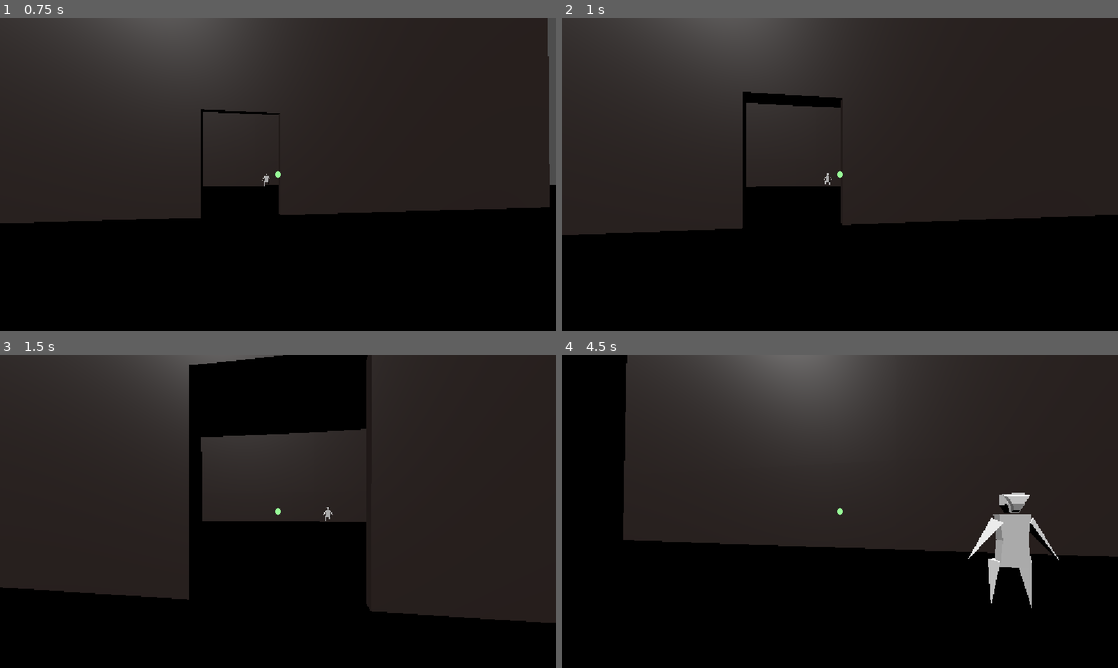
Above: before the commit, frames 1-4 (two rows, left to right).
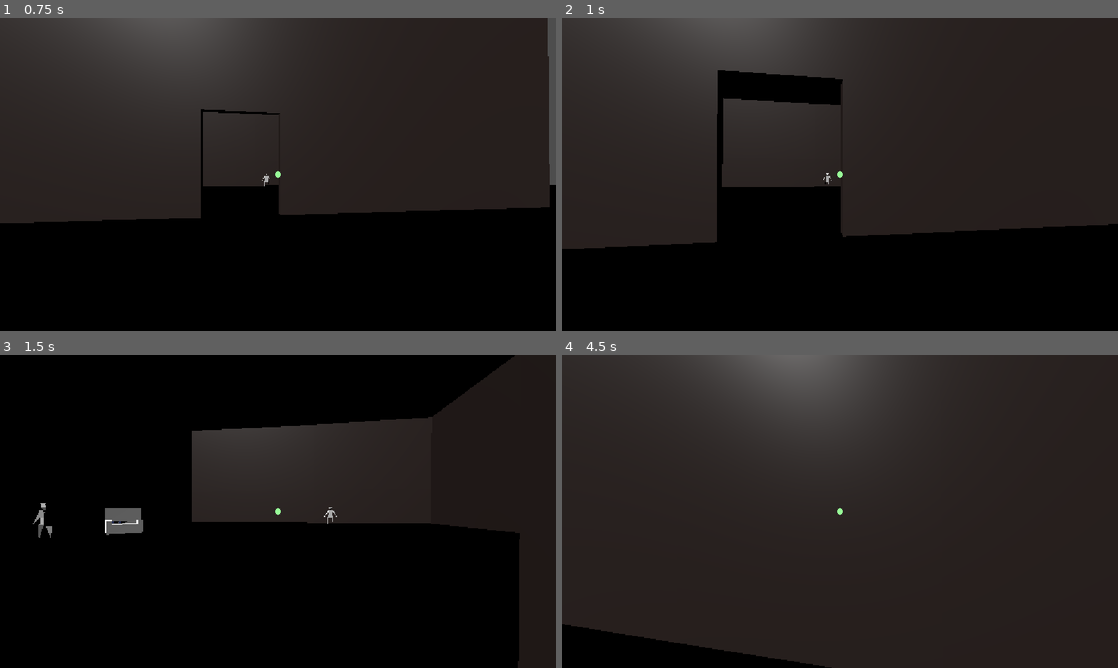
Above: after the commit, the same moments.

Repository: Dendrobyte/eye-of-attention
Game: Godot game, scene res://main.tscn
Same seed, same stepped clock (60 frames per second), same inputs: the game is played once before the commit and once after it.
Inputs (mouse positions are in pixels of both pictures, inside the frame that each line leads up to):
- Up to frame 1 (0.75 s): tap Enter at 0.5 s; move the mouse to (305, 174) at 0.52 s; press the mouse at (305, 174) at 0.53 s; hold W (MOVE_FORWARD) from 0.53 s (still down)
- Up to frame 2 (1 s): keep holding W (MOVE_FORWARD); tap Shift (SPRINT, bound only after the commit) at 0.8 s
- Up to frame 3 (1.5 s): keep holding W (MOVE_FORWARD); move the mouse to (250, 511) at 1.27 s; release the mouse at (250, 511) at 1.28 s; tap Shift (SPRINT, bound only after the commit) at 1.35 s
- Up to frame 4 (4.5 s): keep holding W (MOVE_FORWARD); click (812, 511) at 1.55 s; move the mouse to (851, 505) at 2.02 s; press the mouse at (851, 505) at 2.03 s; tap Shift (SPRINT, bound only after the commit) at 2.3, 2.85, 3.8, 4.35 s; move the mouse to (834, 517) at 2.77 s; release the mouse at (834, 517) at 2.78 s; click (834, 517) at 3.05 s; move the mouse to (878, 514) at 3.52 s; press the mouse at (878, 514) at 3.53 s; move the mouse to (795, 508) at 4.27 s; release the mouse at (795, 508) at 4.28 s

Frame 1 is identical in both runs. In frame 2, 5.7% of the frame differs, in the area x 0-100%, y 16-74%; in frame 3, 40%; in frame 4, 43%, in the area x 0-100%, y 0-100%.

Commit message:
Solidified held item, wants, mask animations

Diff:
--- /dev/null
+++ b/spatial-memory-match/entity_scenes/char_base_scene.tscn
@@ -0,0 +1,203 @@
+[gd_scene format=3 uid="uid://n7jheo1jiekh"]
+
+[ext_resource type="PackedScene" uid="uid://dkhi8bos6r55b" path="res://assets/char_base.glb" id="1_02bcf"]
+
+[sub_resource type="Animation" id="Animation_6d5g6"]
+length = 0.001
+tracks/0/type = "bezier"
+tracks/0/imported = false
+tracks/0/enabled = true
+tracks/0/path = NodePath("Mask:position:x")
+tracks/0/interp = 1
+tracks/0/loop_wrap = true
+tracks/0/keys = {
+"handle_modes": PackedInt32Array(0),
+"points": PackedFloat32Array(-7.72594e-06, -0.0005, 0, 0.0005, 0),
+"times": PackedFloat32Array(0)
+}
+tracks/1/type = "bezier"
+tracks/1/imported = false
+tracks/1/enabled = true
+tracks/1/path = NodePath("Mask:position:y")
+tracks/1/interp = 1
+tracks/1/loop_wrap = true
+tracks/1/keys = {
+"handle_modes": PackedInt32Array(0),
+"points": PackedFloat32Array(2.4678926, -0.0005, 0, 0.0005, 0),
+"times": PackedFloat32Array(0)
+}
+tracks/2/type = "bezier"
+tracks/2/imported = false
+tracks/2/enabled = true
+tracks/2/path = NodePath("Mask:position:z")
+tracks/2/interp = 1
+tracks/2/loop_wrap = true
+tracks/2/keys = {
+"handle_modes": PackedInt32Array(0),
+"points": PackedFloat32Array(-0.20849395, -0.0005, 0, 0.0005, 0),
+"times": PackedFloat32Array(0)
+}
+tracks/3/type = "bezier"
+tracks/3/imported = false
+tracks/3/enabled = true
+tracks/3/path = NodePath("Mask:rotation:x")
+tracks/3/interp = 1
+tracks/3/loop_wrap = true
+tracks/3/keys = {
+"handle_modes": PackedInt32Array(0),
+"points": PackedFloat32Array(0, -0.0005, 0, 0.0005, 0),
+"times": PackedFloat32Array(0)
+}
+tracks/4/type = "bezier"
+tracks/4/imported = false
+tracks/4/enabled = true
+tracks/4/path = NodePath("Mask:rotation:y")
+tracks/4/interp = 1
+tracks/4/loop_wrap = true
+tracks/4/keys = {
+"handle_modes": PackedInt32Array(0),
+"points": PackedFloat32Array(0, -0.0005, 0, 0.0005, 0),
+"times": PackedFloat32Array(0)
+}
+tracks/5/type = "bezier"
+tracks/5/imported = false
+tracks/5/enabled = true
+tracks/5/path = NodePath("Mask:rotation:z")
+tracks/5/interp = 1
+tracks/5/loop_wrap = true
+tracks/5/keys = {
+"handle_modes": PackedInt32Array(0),
+"points": PackedFloat32Array(0, -0.0005, 0, 0.0005, 0),
+"times": PackedFloat32Array(0)
+}
+
+[sub_resource type="Animation" id="Animation_02bcf"]
+resource_name = "mask_off"
+tracks/0/type = "bezier"
+tracks/0/imported = false
+tracks/0/enabled = true
+tracks/0/path = NodePath("Mask:position:x")
+tracks/0/interp = 1
+tracks/0/loop_wrap = true
+tracks/0/keys = {
+"handle_modes": PackedInt32Array(0, 2),
+"points": PackedFloat32Array(-7.72594e-06, -0.0005, 0, 0.0005, 0, -0.26011378, -0.45, 0.012241021, 0, 0),
+"times": PackedFloat32Array(0.0009999999, 0.75)
+}
+tracks/1/type = "bezier"
+tracks/1/imported = false
+tracks/1/enabled = true
+tracks/1/path = NodePath("Mask:position:y")
+tracks/1/interp = 1
+tracks/1/loop_wrap = true
+tracks/1/keys = {
+"handle_modes": PackedInt32Array(0, 2),
+"points": PackedFloat32Array(2.4678926, -0.0005, 0, 0.0005, 0, 2.4292936, -0.55, 0.004971981, 0, 0),
+"times": PackedFloat32Array(0.0009999999, 0.75)
+}
+tracks/2/type = "bezier"
+tracks/2/imported = false
+tracks/2/enabled = true
+tracks/2/path = NodePath("Mask:position:z")
+tracks/2/interp = 1
+tracks/2/loop_wrap = true
+tracks/2/keys = {
+"handle_modes": PackedInt32Array(0, 2),
+"points": PackedFloat32Array(-0.20849395, -0.0005, 0, 0.0005, 0, -0.20849395, -0.12483334, 0, 0, 0),
+"times": PackedFloat32Array(0.0009999999, 0.75)
+}
+tracks/3/type = "bezier"
+tracks/3/imported = false
+tracks/3/enabled = true
+tracks/3/path = NodePath("Mask:rotation:z")
+tracks/3/interp = 1
+tracks/3/loop_wrap = true
+tracks/3/keys = {
+"handle_modes": PackedInt32Array(0, 2),
+"points": PackedFloat32Array(0, -0.0005, 0, 0.0005, 0, 0.71130925, -0.6166667, -0.06616032, 0, 0),
+"times": PackedFloat32Array(0.0009999999, 0.75)
+}
+
+[sub_resource type="Animation" id="Animation_c57g7"]
+resource_name = "mask_on"
+tracks/0/type = "bezier"
+tracks/0/imported = false
+tracks/0/enabled = true
+tracks/0/path = NodePath("Mask:position:x")
+tracks/0/interp = 1
+tracks/0/loop_wrap = true
+tracks/0/keys = {
+"handle_modes": PackedInt32Array(0, 0),
+"points": PackedFloat32Array(-0.26, -0.25, 0, 0.25, 0, -7.72594e-06, -0.25, 0, 0.25, 0),
+"times": PackedFloat32Array(0, 0.7398442)
+}
+tracks/1/type = "bezier"
+tracks/1/imported = false
+tracks/1/enabled = true
+tracks/1/path = NodePath("Mask:position:y")
+tracks/1/interp = 1
+tracks/1/loop_wrap = true
+tracks/1/keys = {
+"handle_modes": PackedInt32Array(0, 0),
+"points": PackedFloat32Array(2.429, -0.25, 0, 0.25, 0, 2.4678926, -0.25, 0, 0.25, 0),
+"times": PackedFloat32Array(0, 0.7398442)
+}
+tracks/2/type = "bezier"
+tracks/2/imported = false
+tracks/2/enabled = true
+tracks/2/path = NodePath("Mask:position:z")
+tracks/2/interp = 1
+tracks/2/loop_wrap = true
+tracks/2/keys = {
+"handle_modes": PackedInt32Array(0, 0),
+"points": PackedFloat32Array(-0.208, -0.25, 0, 0.25, 0, -0.20849395, -0.25, 0, 0.25, 0),
+"times": PackedFloat32Array(0, 0.7398442)
+}
+tracks/3/type = "bezier"
+tracks/3/imported = false
+tracks/3/enabled = true
+tracks/3/path = NodePath("Mask:rotation:x")
+tracks/3/interp = 1
+tracks/3/loop_wrap = true
+tracks/3/keys = {
+"handle_modes": PackedInt32Array(0, 0),
+"points": PackedFloat32Array(0, -0.25, 0, 0.25, 0, 0, -0.25, 0, 0.25, 0),
+"times": PackedFloat32Array(0, 0.7398442)
+}
+tracks/4/type = "bezier"
+tracks/4/imported = false
+tracks/4/enabled = true
+tracks/4/path = NodePath("Mask:rotation:y")
+tracks/4/interp = 1
+tracks/4/loop_wrap = true
+tracks/4/keys = {
+"handle_modes": PackedInt32Array(0, 0),
+"points": PackedFloat32Array(0, -0.25, 0, 0.25, 0, 0, -0.25, 0, 0.25, 0),
+"times": PackedFloat32Array(0, 0.7398442)
+}
+tracks/5/type = "bezier"
+tracks/5/imported = false
+tracks/5/enabled = true
+tracks/5/path = NodePath("Mask:rotation:z")
+tracks/5/interp = 1
+tracks/5/loop_wrap = true
+tracks/5/keys = {
+"handle_modes": PackedInt32Array(0, 0),
+"points": PackedFloat32Array(0.7120943, -0.25, 0, 0.25, 0, 0, -0.25, 0, 0.25, 0),
+"times": PackedFloat32Array(0, 0.7398442)
+}
+
+[sub_resource type="AnimationLibrary" id="AnimationLibrary_6d5g6"]
+_data = {
+&"RESET": SubResource("Animation_6d5g6"),
+&"mask_off": SubResource("Animation_02bcf"),
+&"mask_on": SubResource("Animation_c57g7")
+}
+
+[node name="char_base" unique_id=165551240 instance=ExtResource("1_02bcf")]
+
+[node name="AnimationPlayer" type="AnimationPlayer" parent="." index="0" unique_id=1901851464]
+libraries/ = SubResource("AnimationLibrary_6d5g6")
+
+[node name="Mask" parent="." index="8" unique_id=992196805]
+transform = Transform3D(-0.106577665, 0, 0, 0, -0.13161713, 0, 0, 0, -0.13161713, -7.72594e-06, 2.4678926, -0.20849395)
--- a/spatial-memory-match/main.tscn
+++ b/spatial-memory-match/main.tscn
@@ -15,6 +15,7 @@
 
 [node name="LevelManager" type="Node" parent="." unique_id=381122697]
 script = ExtResource("1_h2yge")
+no_randomize = true
 
 [node name="prototype_map" parent="LevelManager" unique_id=565293169 instance=ExtResource("1_ig7tw")]
 
@@ -37,6 +38,9 @@
 [node name="Camera" type="Camera3D" parent="Character" unique_id=961118087]
 transform = Transform3D(1, 0, 0, 0, 1, 0, 0, 0, 1, 0, 0.41322184, 0)
 
+[node name="HeldItem" type="Node3D" parent="Character/Camera" unique_id=926990059]
+transform = Transform3D(1, 0, 0, 0, 1, 0, 0, 0, 1, 0, -0.049438953, -0.7243767)
+
 [node name="Control" type="Control" parent="Character" unique_id=836450976]
 layout_mode = 3
 anchors_preset = 15
--- a/spatial-memory-match/project.godot
+++ b/spatial-memory-match/project.godot
@@ -66,6 +66,11 @@
 , Object(InputEventKey,"resource_local_to_scene":false,"resource_name":"","device":-1,"window_id":0,"alt_pressed":false …(183 unchanged characters)…
 ]
 }
+SPRINT={
+"deadzone": 0.2,
+"events": [Object(InputEventKey,"resource_local_to_scene":false,"resource_name":"","device":-1,"window_id":0,"alt_pressed":false,"shift_pressed":false,"ctrl_pressed":false,"meta_pressed":false,"pressed":false,"keycode":0,"physical_keycode":4194325,"key_label":0,"unicode":0,"location":0,"echo":false,"script":null)
+]
+}
 
 [physics]
 
--- a/spatial-memory-match/scripts/character_1p.gd
+++ b/spatial-memory-match/scripts/character_1p.gd
@@ -8,7 +8,8 @@
 
 # If we're holding a picked up item, don't collide with it
 var held_item: Node = null
-var held_item_static_body: StaticBody3D = null
+# Maybe we keep it becuase items can be put down since inv size is limited?
+var held_item_static_body: StaticBody3D = null # don't need this, don't need it in Teas either
 
 var camera: Camera3D
 
@@ -21,15 +22,20 @@
 	if not is_on_floor():
 		velocity += get_gravity() * delta
 
+	# TODO: Should have a boolean flag that flips in the input func
+	var MULT = 1.0
+	if Input.is_action_pressed("SPRINT"):
+		MULT = 4.0
+
 	# Handle the movement input
 	var input_dir := Input.get_vector("MOVE_LEFT", "MOVE_RIGHT", "MOVE_FORWARD", "MOVE_BACKWARD")
 	var direction := (transform.basis * Vector3(input_dir.x, 0, input_dir.y)).normalized()
 	if direction:
-		velocity.x = direction.x * SPEED
-		velocity.z = direction.z * SPEED
+		velocity.x = direction.x * SPEED * MULT
+		velocity.z = direction.z * SPEED * MULT
 	else:
-		velocity.x = move_toward(velocity.x, 0, SPEED)
-		velocity.z = move_toward(velocity.z, 0, SPEED)
+		velocity.x = move_toward(velocity.x, 0, SPEED * MULT)
+		velocity.z = move_toward(velocity.z, 0, SPEED * MULT)
 
 	move_and_slide()
 
@@ -52,12 +58,10 @@
 		# { "position": (-4.876412, 3.20117, 5.886989), "normal": (1.0, 0.0, 0.0), "face_index": -1, "collider_id": 30400316950, "collider": Pot:<StaticBody3D#30400316950>, "shape": 0, "rid": RID(631360192512) }
 		var collided_obj = check_raycast_collision() if not held_item_static_body else check_raycast_collision([held_item_static_body])
 		if !collided_obj.is_empty():
-			var item_node = collided_obj.collider.get_parent()
-			if is_interactable(item_node):
-				var result = item_node.interact()
-				if item_node as ItemBehavior:
-					# TODO: show item in held hand or something
-					print(result)
+			var entity_node = collided_obj.collider.get_parent()
+			if is_interactable(entity_node):
+				# big if statement, though just two things right now
+				handle_entity_interaction(entity_node)
 
 	# Key pressed for debugging, menu, etc.
 	# Player always in scene so this is fine?
@@ -83,3 +87,35 @@
 
 func is_interactable(some_node: Node):
 	return some_node.has_method("interact")
+
+# Function to hold on to all of them for slimmer input function
+func handle_entity_interaction(entity_node: Node):
+	var result = entity_node.interact()
+	if entity_node as ItemBehavior: # result is interacted item		# For now, we're only doing one item at a time
+		# TODO: Check inventory size here, send a popup message explaining no pickup
+		if held_item != null:
+			print("Can only hold one item at a time")
+			return
+		pick_up_item(result)
+	if entity_node as NPCBehavior: # result is NPC's wanted item name (string)
+		var wanted_item_name: String = result # just a rename
+		if held_item == null:
+			entity_node.display_want()
+		elif wanted_item_name != "": # want fulfilled
+			var satisfied = entity_node.maybe_satisfy(held_item.name)
+			if satisfied: clear_held_item()
+		# otherwise holding an item and npc is satisfied, so do nothing
+
+func pick_up_item(item_node: ItemBehavior):
+	held_item = item_node
+	# sorta establishing a "pass around" instead of holding on to refs?
+	# don't midn it, because parent eventually becomes game inventory?
+	item_node.get_parent().remove_child(item_node)
+	var held_item_node = get_node("Camera/HeldItem")
+	item_node.position = held_item_node.position
+	held_item_node.add_child(item_node)
+
+func clear_held_item():
+	held_item = null
+	var held_item_node = get_node("Camera/HeldItem")
+	held_item_node.get_child(0).queue_free()
--- a/spatial-memory-match/scripts/global_state.gd
+++ b/spatial-memory-match/scripts/global_state.gd
@@ -3,22 +3,21 @@
 # Contains references to the nodes from the name, to be temporarily duplicated for the npc want
 var item_node_map = {} # { "name": node }
 
-# NOTE: does this maintain a hidden property? So showing want would be hidden?
-# So copy may just generally be better
+# This holds on to the item regardless of parent, used for NPC showing desire
 func add_item_node_to_map(item_node):
 	item_node_map[item_node.name] = item_node
 
-# List of item names we can grab from the scene or whatever
-# NOTE: Could keep loaded on the level manager and just pull from there to re-instantiate?
 # Will mimic the Escape Simulator inventory system, works for me. UI and all.
+# Think of global state as having an InventoryManager.
+# No need to make a new node like ToTK's 4 controllers, just try it out.
+var held_item: ItemBehavior = null
 var inventory = [] # all strings right now
+var inventory_size = -1 # -1 for error checking, initialize for npc num later
+var inventory_active_idx = 0 # as this changes, held item appearance changes
 
-# Only need string for now, will show similar to want later
-# refactor into a held item, but keep this for the hard mode stretch goal
-# where you need to ask everyone, then you pick up everything, then you go back
+# TODO: inventory stuff
 func add_item_to_inventory(item_node):
 	inventory.append(item_node.name)
-	print("Full inventory: ", inventory)
 
 func has_item(item_name):
 	return item_name in inventory
--- a/spatial-memory-match/scripts/item_behavior.gd
+++ b/spatial-memory-match/scripts/item_behavior.gd
@@ -1,12 +1,14 @@
 extends Node3D
 class_name ItemBehavior
 
-func pickup():
+func interact():
 	print("Picked up ", name, "!")
-	GlobalState.add_item_to_inventory(self)
-	self.get_node("StaticBody3D").queue_free()
-	self.hide() # or could set opacity down? etc.
 
-func interact():
-	pickup()
+	self.get_node("StaticBody3D").queue_free() # maybe not, if putting items down
+
+	# Keeping inventory decoupled from here
+	# GlobalState.add_item_to_inventory(self) # to be revisited
+	# TODO: remove this when doing item refs to make sure it works right
+
+	# self.hide() # or could set opacity down? happens when picked up
 	return self
--- a/spatial-memory-match/scripts/level_manager.gd
+++ b/spatial-memory-match/scripts/level_manager.gd
@@ -4,10 +4,13 @@
 var ITEM_POSITIONS = [] # NOTE: i don't think we need dicts, just remove when unused
 var NPC_TRANSFORMS = [] # { "position": ..., "rotation": ... }
 
-var NPC_MODEL = preload("res://assets/char_base.glb")
+var NPC_MODEL = preload("res://entity_scenes/char_base_scene.tscn")
 var NPC_SCRIPT = preload("res://scripts/npc_behavior.gd")
 var ITEM_SCENE = preload("res://assets/items.glb")
 var ITEM_SCRIPT = preload("res://scripts/item_behavior.gd")
+
+# Debug Options
+@export var no_randomize: bool = false
 
 # Called when the node enters the scene tree for the first time.
 func _ready() -> void:
@@ -32,6 +35,8 @@
 	var used_item_names = []
 	var item_nodes = extract_items(ITEM_SCENE)
 
+	if !no_randomize:
+		ITEM_POSITIONS.shuffle()
 	# NOTE: Always assuming more items than positions
 	for idx in range(len(ITEM_POSITIONS)):
 		var item_pos = ITEM_POSITIONS[idx]
@@ -42,7 +47,9 @@
 		used_item_names.append(item_node.name)
 		GlobalState.add_item_node_to_map(item_node)
 
-	used_item_names.shuffle()
+	if !no_randomize:
+		used_item_names.shuffle()
+
 	item_nodes.clear()
 
 	# Spawn npc models at the npc positions
--- a/spatial-memory-match/scripts/npc_behavior.gd
+++ b/spatial-memory-match/scripts/npc_behavior.gd
@@ -1,15 +1,5 @@
 extends Node3D
 class_name NPCBehavior
-
-@export var mask_on = true:
-	set(value):
-		mask_on = value
-		toggle_mask(value)
-
-@export var show_want = false:
-	set(value):
-		show_want = value
-		toggle_want(value)
 
 # This is set in the level manager
 var wanted_item_str: String
@@ -17,28 +7,29 @@
 
 var satisfied = false
 
-# Helper functions for state
-func toggle_mask(value):
-	if value:
-		$Mask.show()
+# True, take it off. False, put it on.
+func toggle_mask(on_or_off):
+	if on_or_off:
+		$AnimationPlayer.play("mask_off")
+		await $AnimationPlayer.animation_finished
 	else:
-		$Mask.hide()
+		$AnimationPlayer.play("mask_on")
 
-func toggle_want(value):
-	if value:
+func display_want():
+	if !satisfied && not want_timer: # use timer nil state to see if showing item already
+		await toggle_mask(true)
 		$WantedItem.show()
 		want_timer = Timer.new()
 		want_timer.wait_time = 3.0
 		want_timer.one_shot = true
 		want_timer.timeout.connect(func():
 			$WantedItem.hide()
-			toggle_mask(true)
 			want_timer = null
+			toggle_mask(false)
 		)
 
 		add_child(want_timer)
 		want_timer.start()
-
 	else:
 		$WantedItem.hide()
 
@@ -58,11 +49,15 @@
 func interact():
 	if satisfied:
 		print("Already gave character what they wanted")
-		return
-	if GlobalState.has_item(wanted_item_str):
+		return ""
+	else:
+		# may show flicker of item?
+		return wanted_item_str
+# TODO: Show success and error visuals
+func maybe_satisfy(held_item_name: String):
+	if wanted_item_str == held_item_name:
 		satisfied = true
-		print("Character satisfied!")
+		print("NPC satisfied!")
 	else:
-		if not want_timer: # use timer nil state to see if showing item already
-			toggle_mask(false)
-			toggle_want(true)
+		display_want()
+	return satisfied
